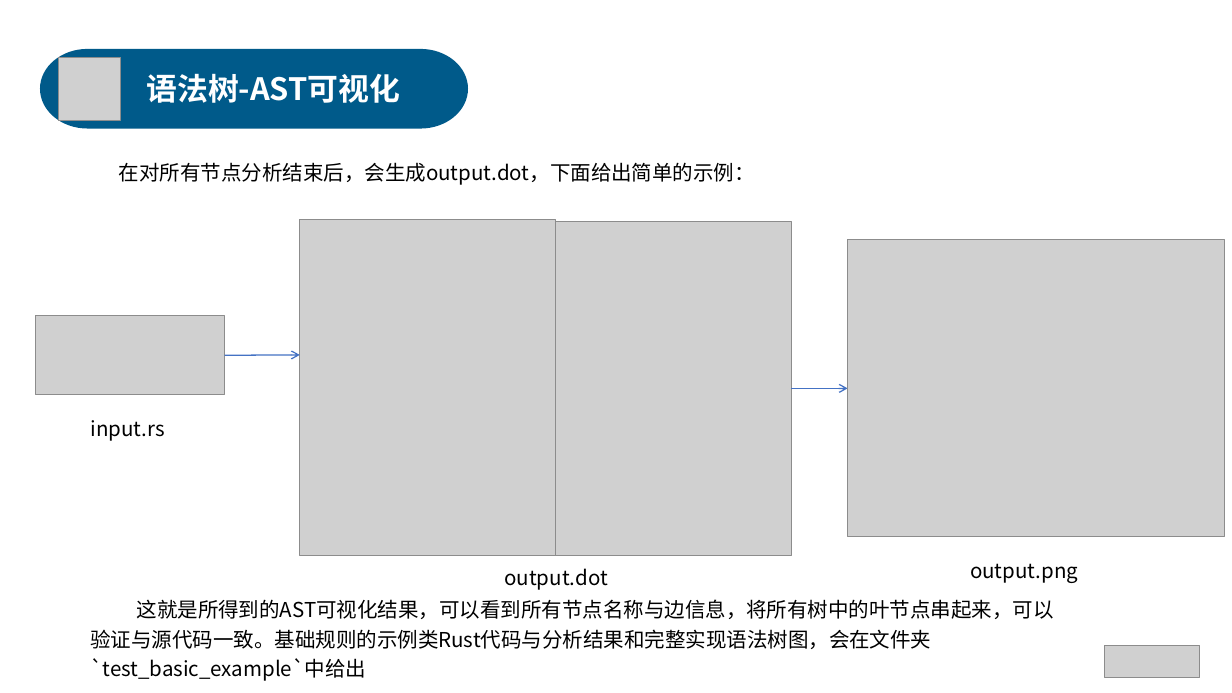
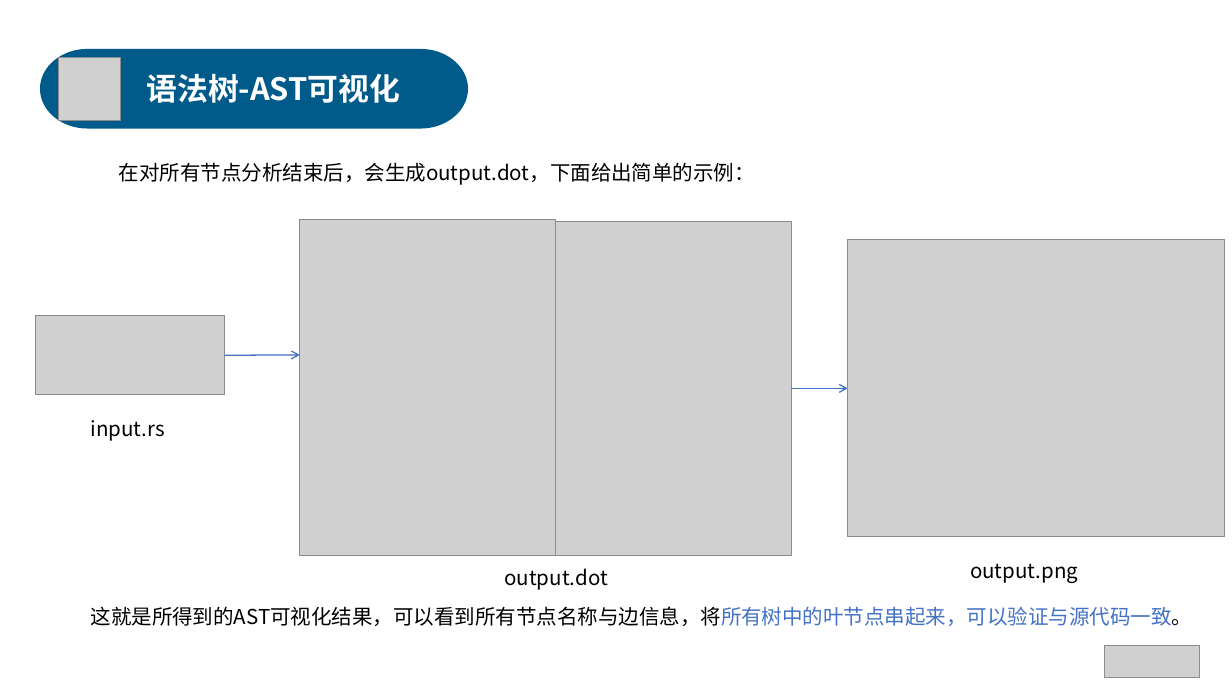
Before and after one commit to anxi710/compiler-principle-project, a slide deck: slide 19 of report/compiler_ppt.pptx (slide 23 before the commit). Drawn at 1232x693 pixels with LibreOffice and Linux fonts; fonts in the diff are those of the drawing; grey boxes stand for pictures. Boxes give left, top, right and bottom in pixels: in the first picture for what was removed or moved away, otherwise in the second. Text is boxed around its words. In the diff, an @@ line names an element or a change of style, - is before the commit and + after.

```diff
--- a/report/compiler_ppt.pptx
+++ b/report/compiler_ppt.pptx
@@ text at [91,606,1193,626]: text changed @@
-这就是所得到的AST可视化结果，可以看到所有节点名称与边信息，将所有树中的叶节点串起来，可以验证与源代码一致。基础规则的示例类Rust代码与分析结果和完整实现语法树图，会在文件夹`test_basic_example`中给出
+这就是所得到的AST可视化结果，可以看到所有节点名称与边信息，将所有树中的叶节点串起来，可以验证与源代码一致。
```
Also in this commit, not shown: 7 other slides changed, 1 slide added, 4 slides removed.
